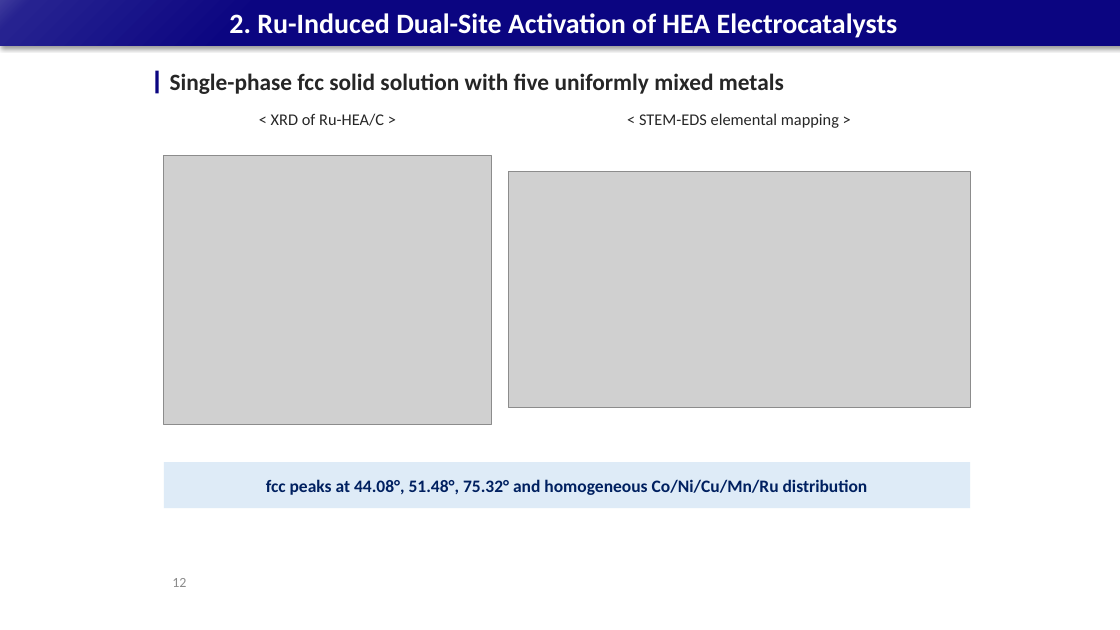
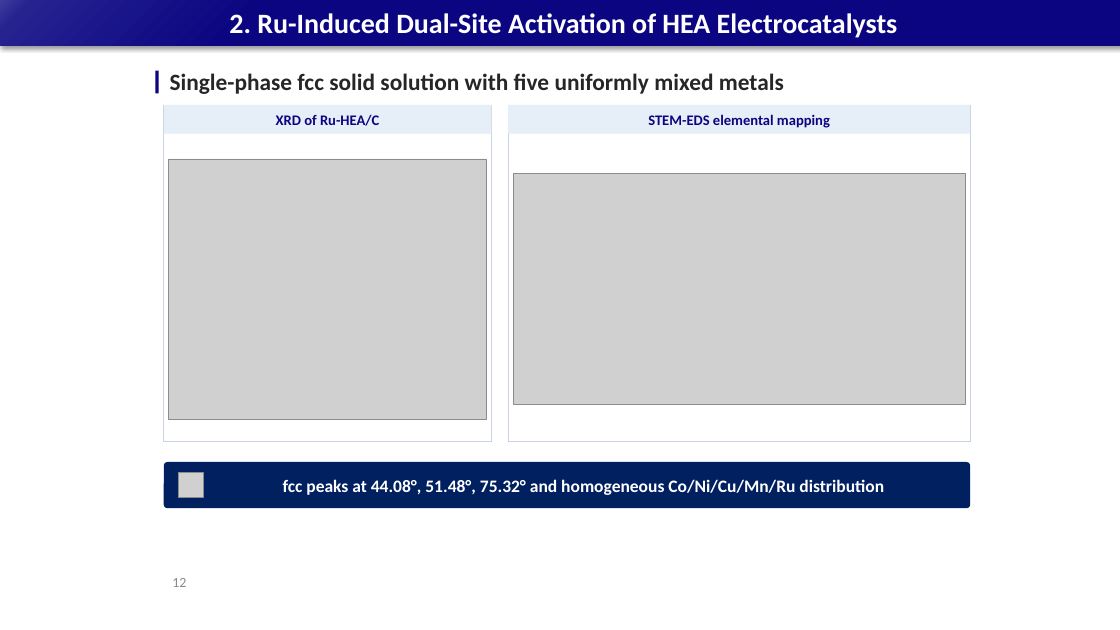
Before and after one commit to limsj0204/letter, a slide deck: slide 12 of 학위논문_디펜스_발표자료.pptx. Drawn at 1120x630 pixels with LibreOffice and Linux fonts; fonts in the diff are those of the drawing; grey boxes stand for pictures. Boxes give left, top, right and bottom in pixels: in the first picture for what was removed or moved away, otherwise in the second. Text is boxed around its words. In the diff, an @@ line names an element or a change of style, - is before the commit and + after.

```diff
--- a/학위논문_디펜스_발표자료.pptx
+++ b/학위논문_디펜스_발표자료.pptx
@@ rectangle "XRD of Ru-HEA/C": place and size @@
-rectangle "XRD of Ru-HEA/C" at (271,113,384,126)
+rectangle "XRD of Ru-HEA/C" at (164,105,492,134)
@@ rectangle "XRD of Ru-HEA/C" at (164,105,492,134): vertical alignment top to middle; fill none to #E6EEF8 @@
@@ rectangle added at (164,105,492,441), outline #C9D3E3 0.75 pt @@
@@ text in rectangle at (276,115,379,126): text changed; size 14 to 12.5 pt; text colour #262626 to #0B0581; bold on @@
-< XRD of Ru-HEA/C >
+XRD of Ru-HEA/C
@@ rectangle "STEM-EDS elemental mapping": place and size @@
-rectangle "STEM-EDS elemental mapping" at (639,113,839,128)
+rectangle "STEM-EDS elemental mapping" at (508,105,970,134)
@@ rectangle "STEM-EDS elemental mapping" at (508,105,970,134): vertical alignment top to middle; fill none to #E6EEF8 @@
@@ rectangle added at (508,105,970,441), outline #C9D3E3 0.75 pt @@
@@ text in rectangle at (648,114,830,128): text changed; size 14 to 12.5 pt; text colour #262626 to #0B0581; bold on @@
-< STEM-EDS elemental mapping >
+STEM-EDS elemental mapping
@@ picture: place and size @@
-picture at (164,155,492,423)
+picture at (169,159,486,419)
@@ picture: place and size @@
-picture at (508,172,970,408)
+picture at (513,174,965,405)
@@ rounded rectangle "fcc peaks at 44.08°, 51.48°, ..." at (164,462,970,508): text colour #002060 to #FFFFFF; rectangle to rounded rectangle; fill #DEEBF7 to #002060 @@
@@ picture added at (178,472,203,497) @@
```
Also in this commit, not shown: 31 other slides changed.
